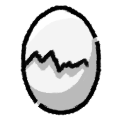
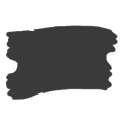
Layers edited between the first and the second w=122, h=122 image:
added group "cupom" with 4 layers above "caixa de pandora" over [left=5, top=5, right=118, bottom=116]
added layer "Pintar camada 22" (1st of 5, in "cupom") in group "cupom" over [left=5, top=5, right=118, bottom=116]
added layer "line Mescladas" in group "cupom" over [left=5, top=5, right=118, bottom=116]
added layer "Pintar camada 21" (1st of 5, in "cupom") in group "cupom" over [left=5, top=5, right=118, bottom=116]
hid group "Ovo_rachado" (4 layers) over [left=5, top=5, right=118, bottom=116]